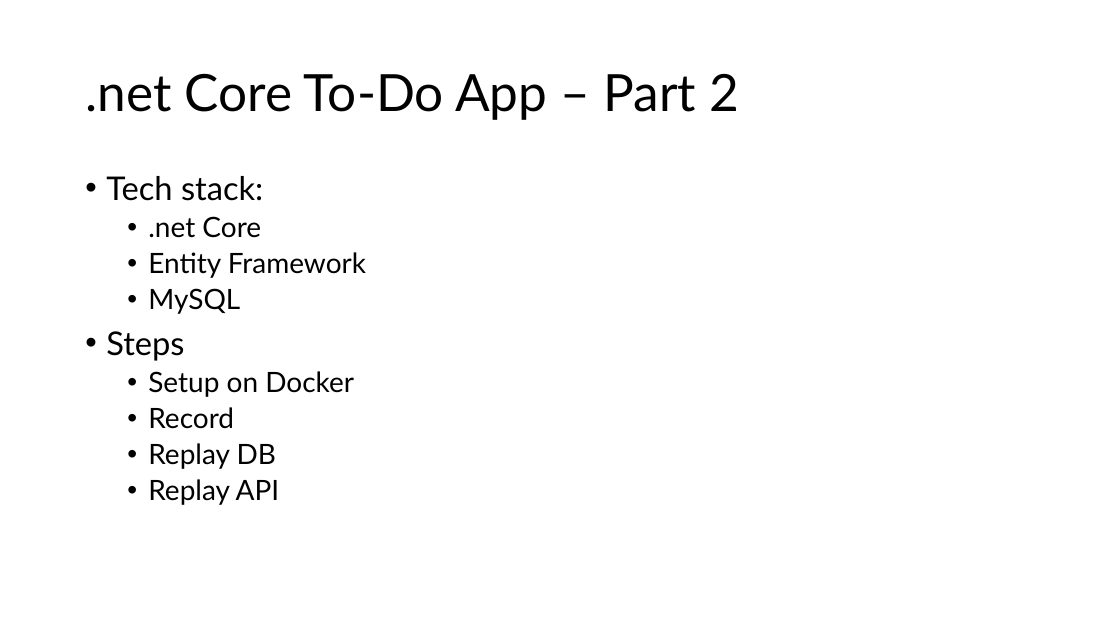
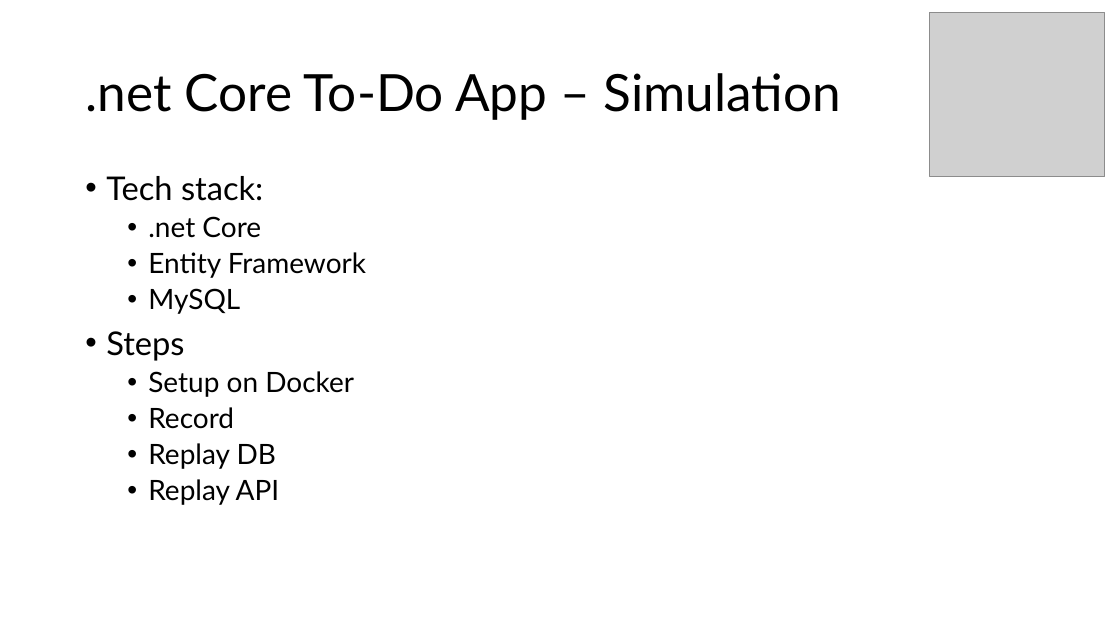
Before and after one commit to kendarorg/the-protocol-master-samples, a slide deck: slide 6 of The Protocol Master.pptx. Drawn at 1120x630 pixels with LibreOffice and Linux fonts; fonts in the diff are those of the drawing; grey boxes stand for pictures. Boxes give left, top, right and bottom in pixels: in the first picture for what was removed or moved away, otherwise in the second. Text is boxed around its words. In the diff, an @@ line names an element or a change of style, - is before the commit and + after.

```diff
--- a/The Protocol Master.pptx
+++ b/The Protocol Master.pptx
@@ picture added at (930,12,1105,176) @@
@@ title at (85,73,840,120): text changed @@
-.net Core To-Do App – Part 2
+.net Core To-Do App – Simulation
```
Also in this commit, not shown: 10 other slides changed, 5 other files.
